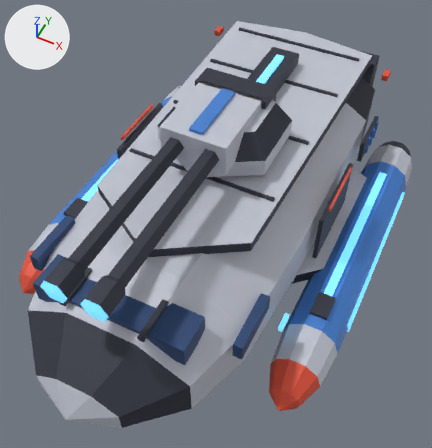
The glTF model models/source/rts.gunship.glb, before and after one commit.
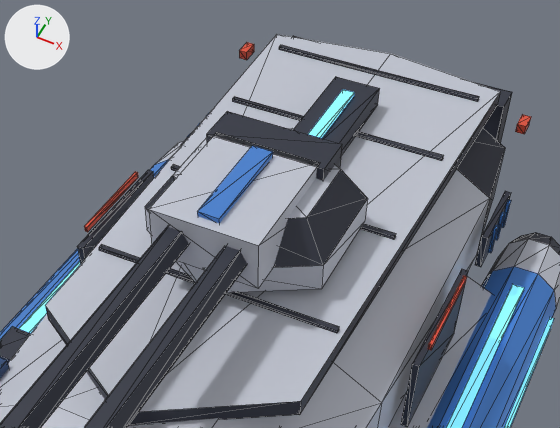
Each version appears first whole from a 50 mm camera at (0.91, -1.91, 2.12) aimed at (0.06, -0.2, -0.01), and next in a close-up on the part from 16% to 95% of the width and 0% to 58% of the height. Lighting does not change. The marker at upper left points along +X, +Y and +Z. The first two pictures are the older version. The close-ups show mesh edges as thin lines. Vertices at exactly the same position are counted once.

In view in the first close-up: 'rts.gunship'.
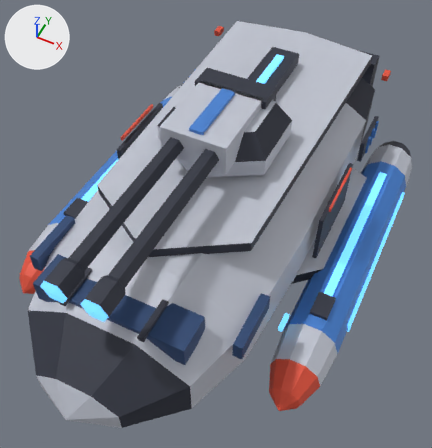
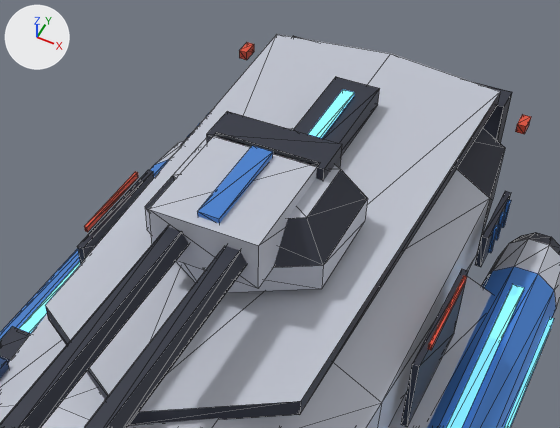
Where the change shows, as pixel boxes (x1, y1, x2, y2) in the close-ups (560 x 428 px):
```json
{"part": 1, "of": "me_rts_gunship", "change": "deleted", "before": [232, 96, 444, 161]}
{"part": 2, "of": "me_rts_gunship", "change": "deleted", "before": [171, 164, 396, 240]}
{"part": 3, "of": "me_rts_gunship", "change": "deleted", "before": [99, 244, 339, 333]}
{"part": 4, "of": "me_rts_gunship", "change": "deleted", "before": [279, 45, 479, 101]}
```

Edits to the scene script, one JSON object a line:
```json
{"block": "me_rts_gunship", "where": "# used by ob_rts_gunship; location = (0.0, 0.0, 0.0)"}
{"op": "remove", "block": "me_rts_gunship", "code": "me_rts_gunship.from_pydata(...)  # 686 vertices, 1104 faces; spans x -0.8..0.8, y -1.32..1.17, z -0.36..0.58"}
{"op": "add", "block": "me_rts_gunship", "code": "me_rts_gunship.from_pydata(...)  # 654 vertices, 1056 faces; spans x -0.8..0.8, y -1.32..1.17, z -0.36..0.58"}
{"block": "me_rts_gunship", "change": "me_rts_gunship part 1: the loose piece of 8 vertices spanning x -0.35..0.35, y 0.54..0.56, z 0.32..0.34 is deleted"}
{"block": "me_rts_gunship", "change": "me_rts_gunship part 2: the loose piece of 8 vertices spanning x -0.35..0.35, y 0.14..0.16, z 0.32..0.34 is deleted"}
{"block": "me_rts_gunship", "change": "me_rts_gunship part 3: the loose piece of 8 vertices spanning x -0.35..0.35, y -0.26..-0.24, z 0.32..0.34 is deleted"}
{"block": "me_rts_gunship", "change": "me_rts_gunship part 4: the loose piece of 8 vertices spanning x -0.35..0.35, y 0.89..0.91, z 0.32..0.34 is deleted"}
```
